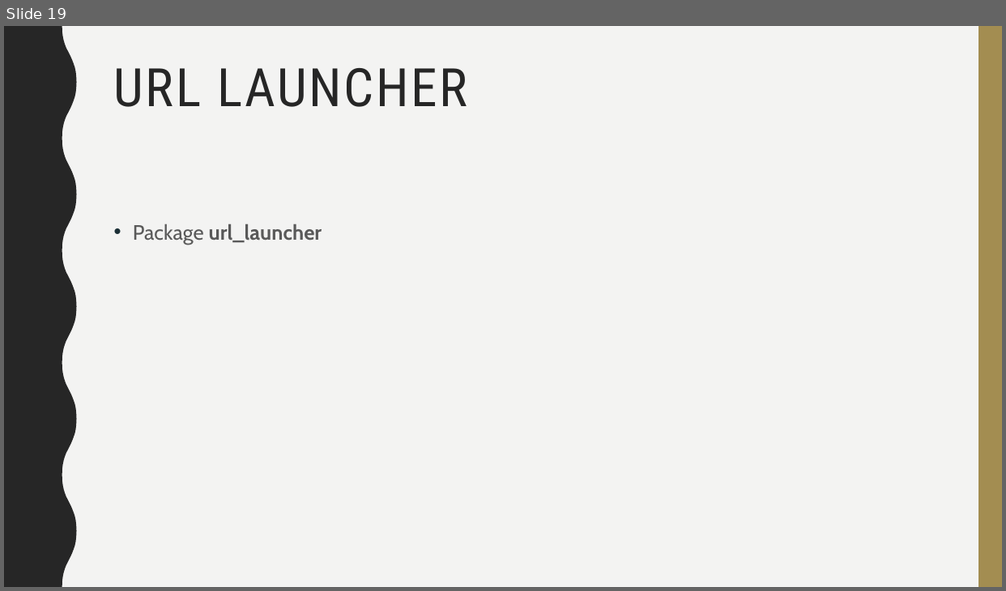
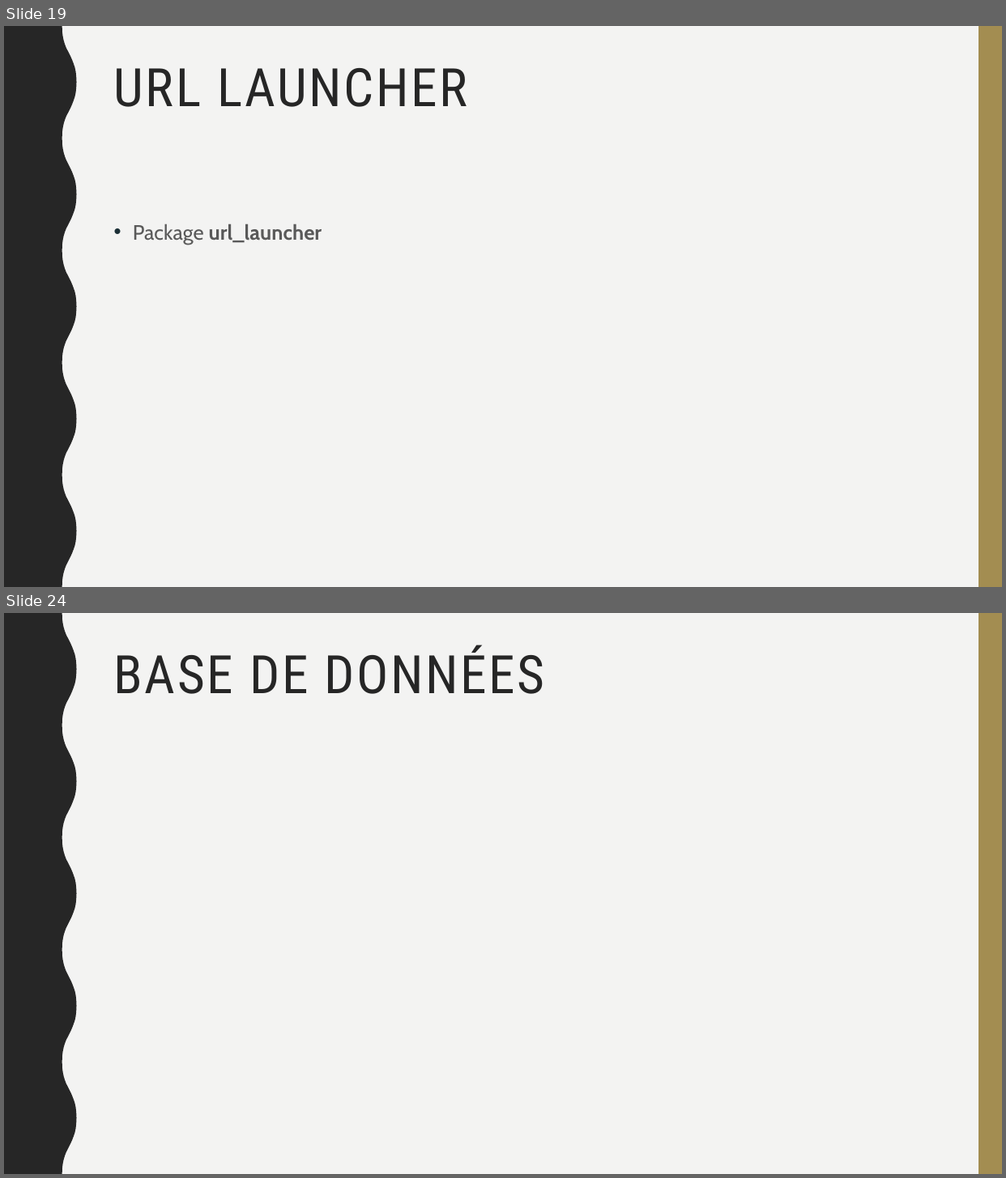
Before and after one commit to Tristan54/Mobile-projects, a slide deck: présentation.odp. Shown one above the other, each under a label of ours: slide 19 before the commit, slides 19 and 24 after it; the slides between them are not shown. The pictures are 1006x591 and 1006x1178 pixels, drawn with LibreOffice and Linux fonts; fonts in the diff are those of the drawing. Boxes give left, top, right and bottom in pixels: in the first picture for what was removed or moved away, otherwise in the second. Text is boxed around its words. In the diff, an @@ line names an element or a change of style, - is before the commit and + after.

```diff
--- a/présentation.odp
+++ b/présentation.odp
@@ slide 24 added at [4,613,1002,1174], background #F3F3F2; not listed: 2 template elements that a slide beside it also shows @@
@@ title added at [114,645,545,694], 51 pt, text #262626 @@
+BASE DE DONNÉES
```
Also in this commit, not shown: 8 other slides added, 1 other file.
